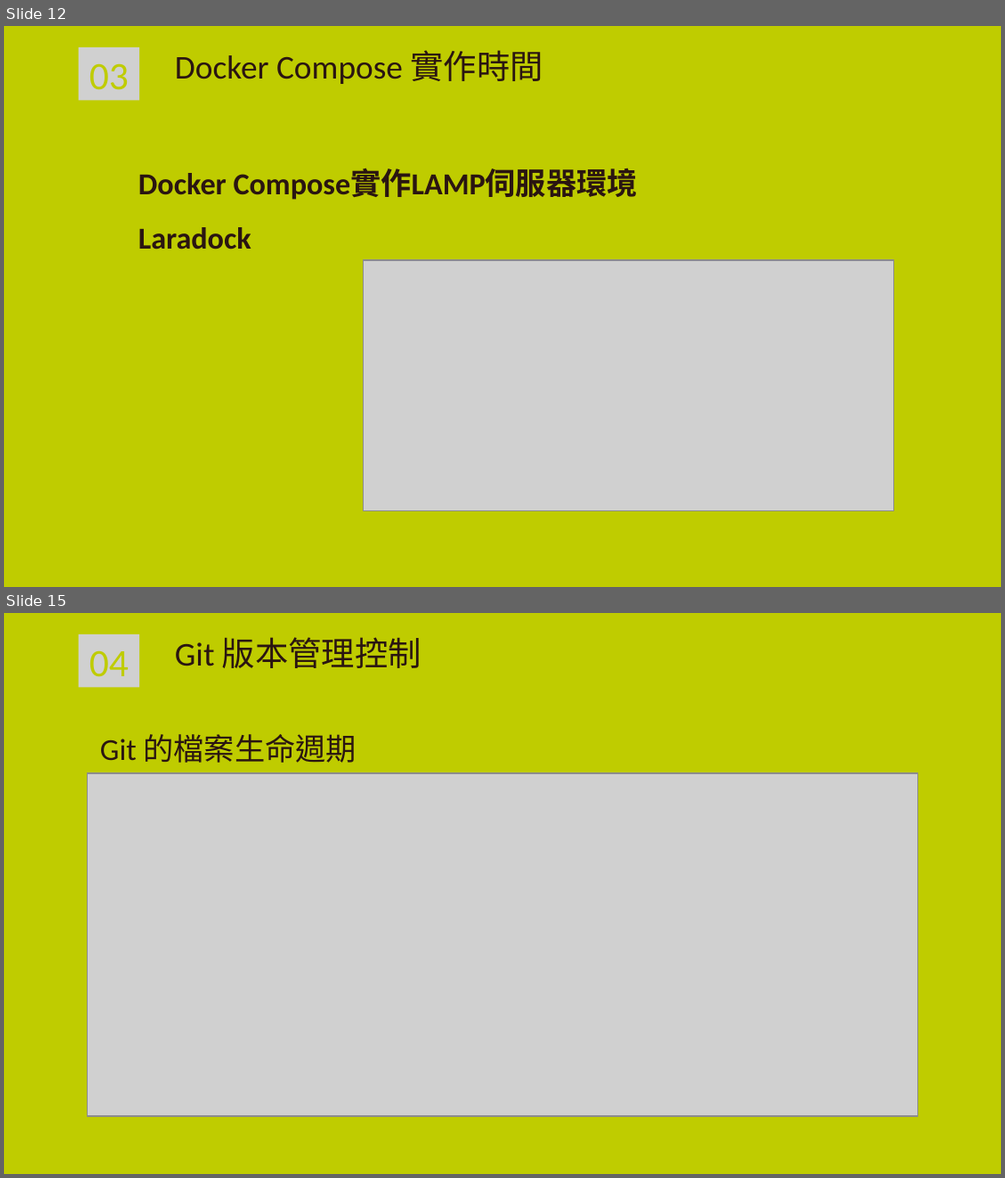
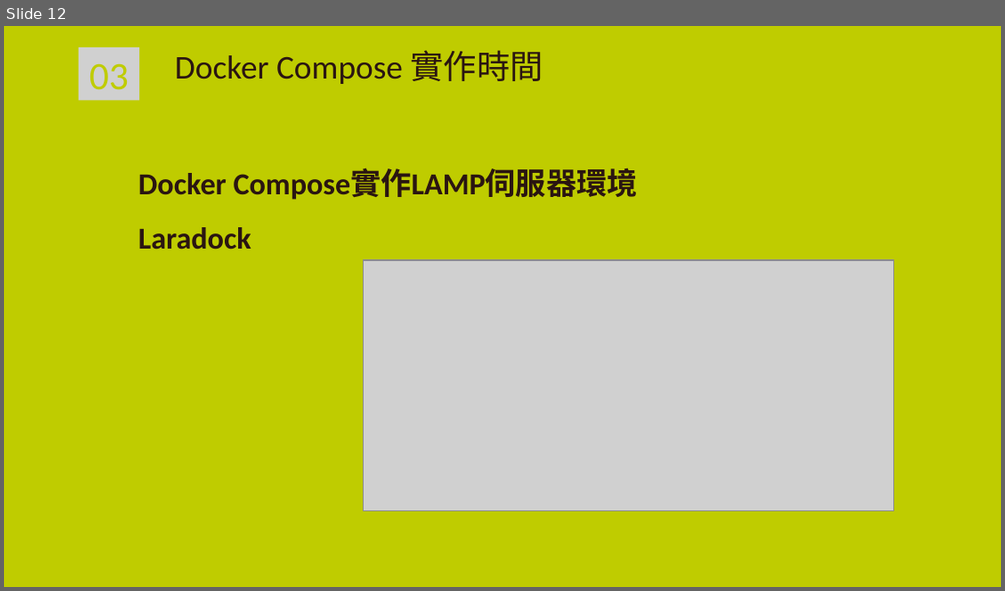
Before and after one commit to TerryHuangchungyo/docker_practice, a slide deck: 容器.pptx. Shown one above the other, each under a label of ours: slides 12 and 15 before the commit, slide 12 after it; the slides between them are not shown. The pictures are 1005x1178 and 1005x591 pixels, drawn with LibreOffice and Linux fonts; fonts in the diff are those of the drawing; grey boxes stand for pictures; background and template pictures are left out. Boxes give left, top, right and bottom in pixels: in the first picture for what was removed or moved away, otherwise in the second. Text is boxed around its words. In the diff, an @@ line names an element or a change of style, - is before the commit and + after.

```diff
--- a/容器.pptx
+++ b/容器.pptx
@@ slide 15 removed at (x1=4, y1=613, x2=1001, y2=1174), background picture (left out) @@
@@ picture removed at (x1=79, y1=634, x2=139, y2=687) @@
-04
@@ text removed at (x1=175, y1=637, x2=421, y2=668) @@
-Git 版本管理控制
@@ rectangle removed at (x1=168, y1=676, x2=546, y2=680) @@
@@ text removed at (x1=100, y1=734, x2=356, y2=763) @@
-Git 的檔案生命週期
@@ picture removed at (x1=87, y1=773, x2=917, y2=1117) @@
```
Also in this commit, not shown: 3 slides changed, 1 slide added, 1 other file.
